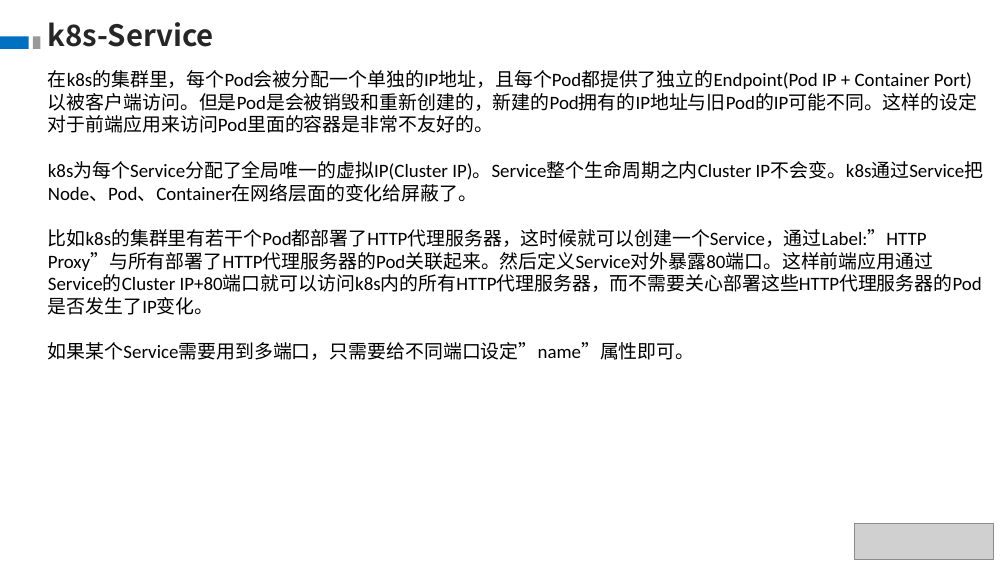
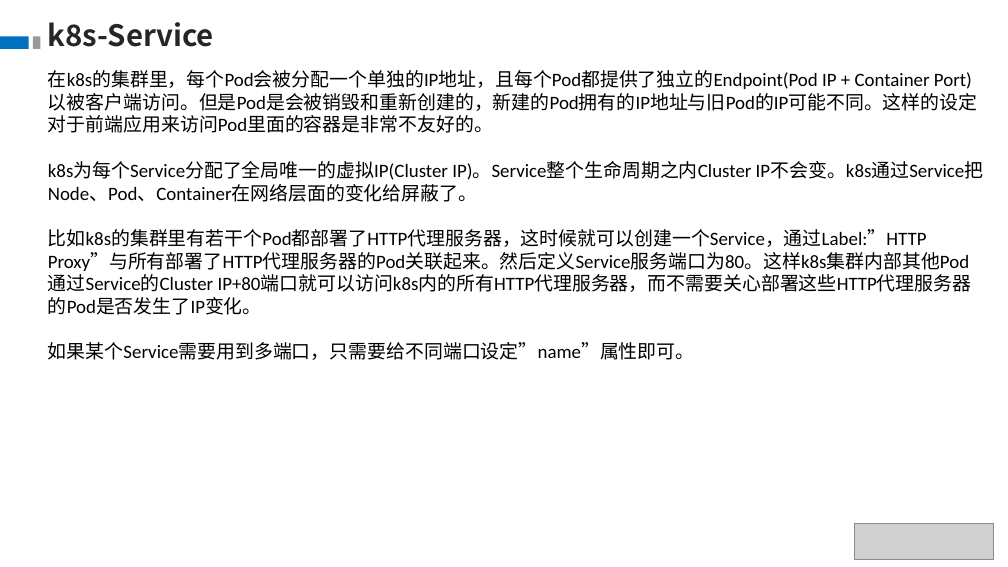
Before and after one commit to theDEADpool/data_structure, a slide deck: slide 6 of k8s.pptx. Drawn at 1008x567 pixels with LibreOffice and Linux fonts; fonts in the diff are those of the drawing; grey boxes stand for pictures. Boxes give left, top, right and bottom in pixels: in the first picture for what was removed or moved away, otherwise in the second. Text is boxed around its words. In the diff, an @@ line names an element or a change of style, - is before the commit and + after.

```diff
--- a/k8s.pptx
+++ b/k8s.pptx
@@ text at bbox=[48, 229, 972, 315]: text changed @@
-比如k8s的集群里有若干个Pod都部署了HTTP代理服务器，这时候就可以创建一个Service，通过Label:”HTTP Proxy”与所有部署了HTTP代理服务器的Pod关联起来。然后定义Service对外暴露80端口。这样前端应用通过Service的Cluster IP+80端口就可以访问k8s内的所有HTTP代理服务器，而不需要关心部署这些HTTP代理服务器的Pod是否发生了IP变化。
+比如k8s的集群里有若干个Pod都部署了HTTP代理服务器，这时候就可以创建一个Service，通过Label:”HTTP Proxy”与所有部署了HTTP代理服务器的Pod关联起来。然后定义Service服务端口为80。这样k8s集群内部其他Pod通过Service的Cluster IP+80端口就可以访问k8s内的所有HTTP代理服务器，而不需要关心部署这些HTTP代理服务器的Pod是否发生了IP变化。
```
Also in this commit, not shown: 2 other slides changed, 1 slide added.
